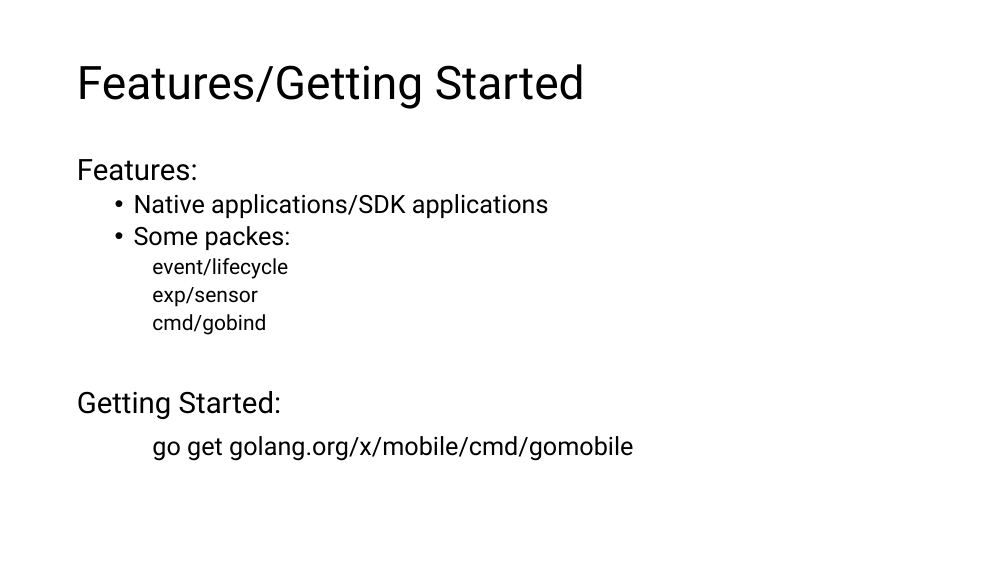
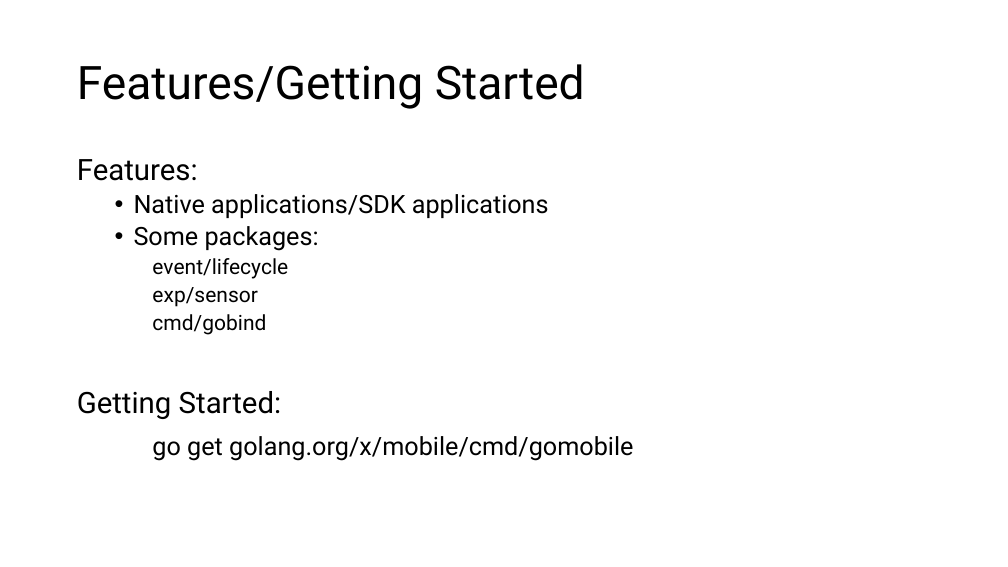
Before and after one commit to AlnaberA/golang_tutorial_projects, a slide deck: slide 4 of assets/powerpoints/golang3.pptx. Drawn at 1008x567 pixels with LibreOffice and Linux fonts; fonts in the diff are those of the drawing. Boxes give left, top, right and bottom in pixels: in the first picture for what was removed or moved away, otherwise in the second. Text is boxed around its words. In the diff, an @@ line names an element or a change of style, - is before the commit and + after.

```diff
--- a/assets/powerpoints/golang3.pptx
+++ b/assets/powerpoints/golang3.pptx
@@ text at <box>134,226,319,251</box>: text changed @@
-  • Some packes:
+  • Some packages:
```
Also in this commit, not shown: 1 slide added.
